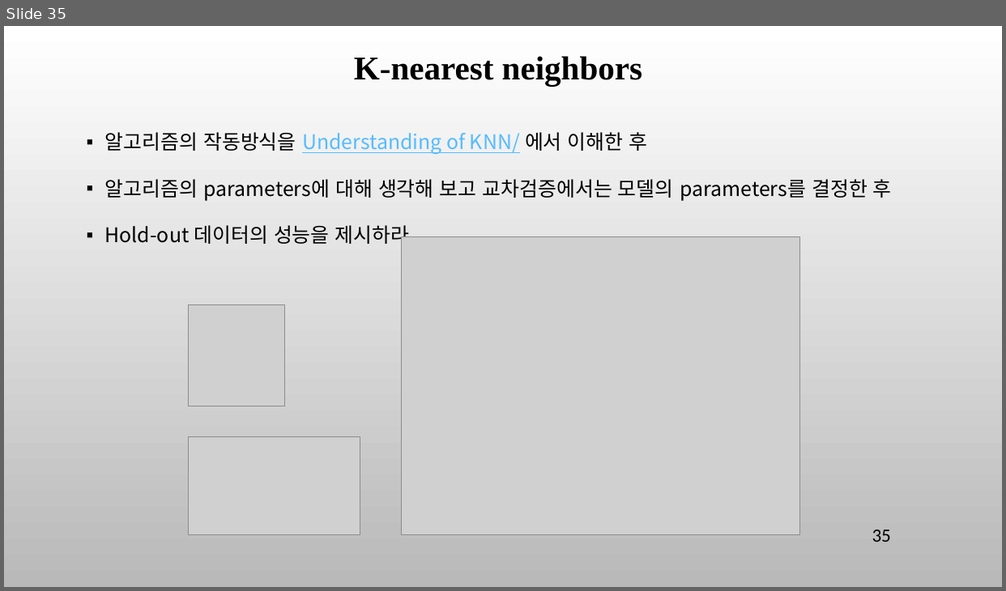
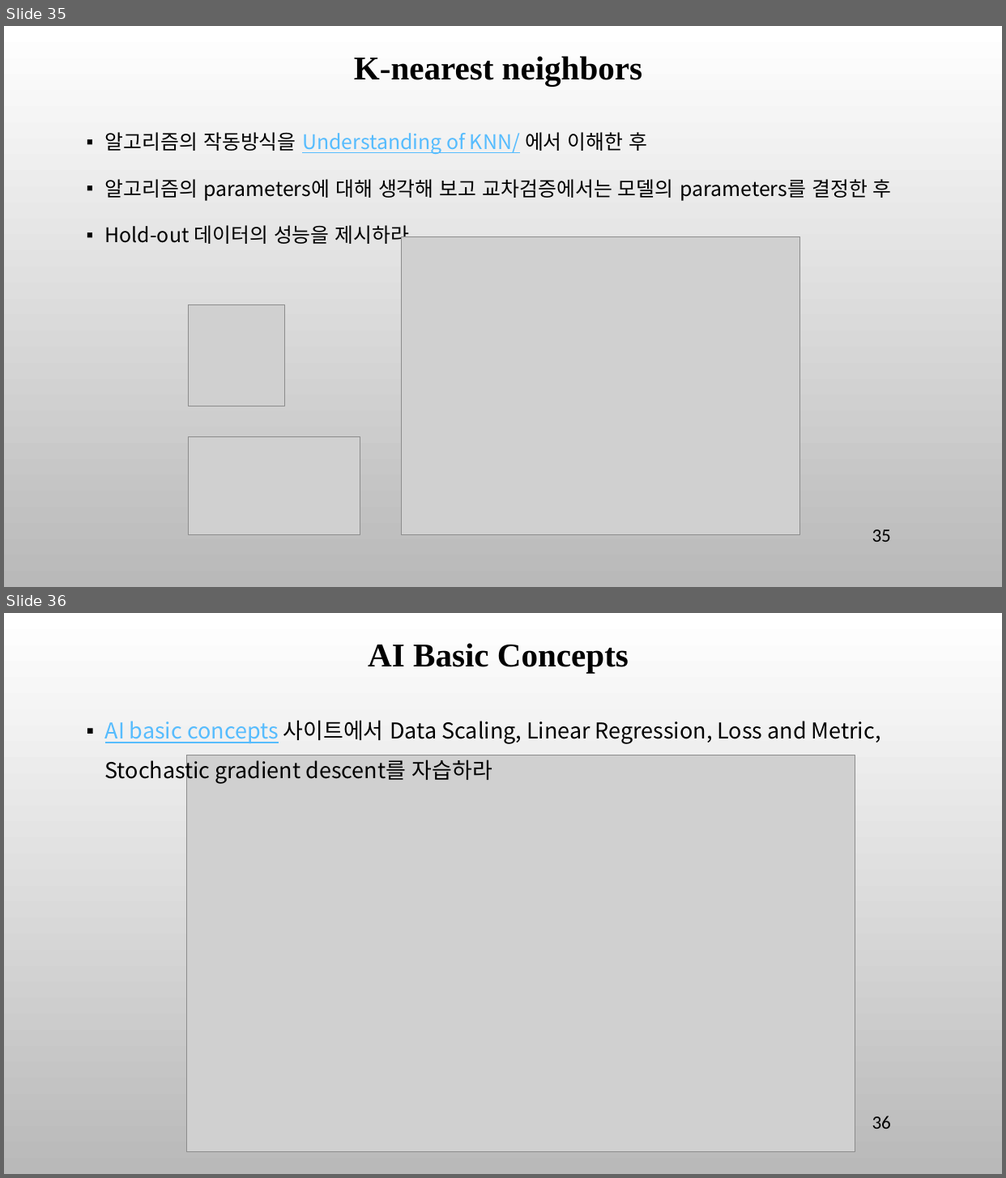
Before and after one commit to ancestor9/mathematics-for-machine-learning, a slide deck: 7_Applications of mathematics.pptx. Shown one above the other, each under a label of ours: slide 35 before the commit, slides 35 and 36 after it. The pictures are 1006x591 and 1006x1178 pixels, drawn with LibreOffice and Linux fonts; fonts in the diff are those of the drawing; grey boxes stand for pictures; background and template pictures are left out. Boxes give left, top, right and bottom in pixels: in the first picture for what was removed or moved away, otherwise in the second. Text is boxed around its words. In the diff, an @@ line names an element or a change of style, - is before the commit and + after.

```diff
--- a/7_Applications of mathematics.pptx
+++ b/7_Applications of mathematics.pptx
@@ slide 36 added at [4, 613, 1002, 1174], background picture (left out) @@
@@ text added at [368, 643, 629, 673], 32 pt, text #000000, bold @@
+AI Basic Concepts
@@ text added at [105, 720, 881, 784], 21 pt, text #000000 @@
+▪ AI basic concepts 사이트에서 Data Scaling, Linear Regression, Loss and Metric, Stochastic gradient descent를 자습하라
@@ picture added at [187, 756, 855, 1152] @@
@@ page number added at [872, 1116, 891, 1129], 18 pt, text #000000 @@
+36
```
Also in this commit, not shown: 2 slides changed, 11 other slides added.
